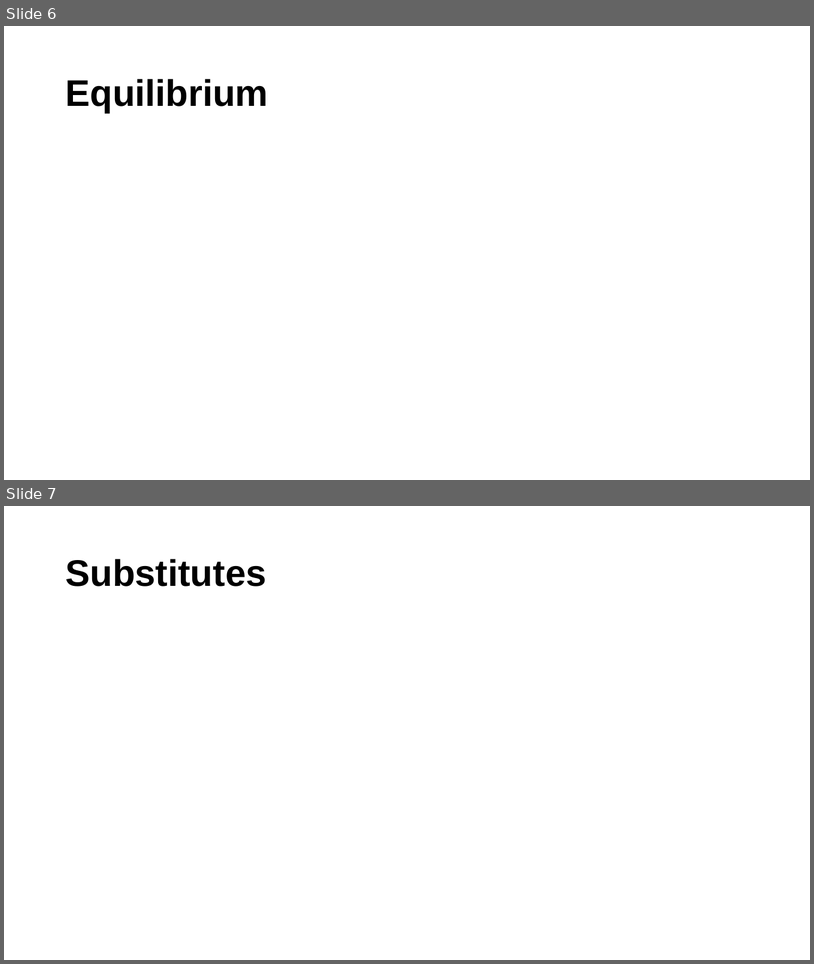
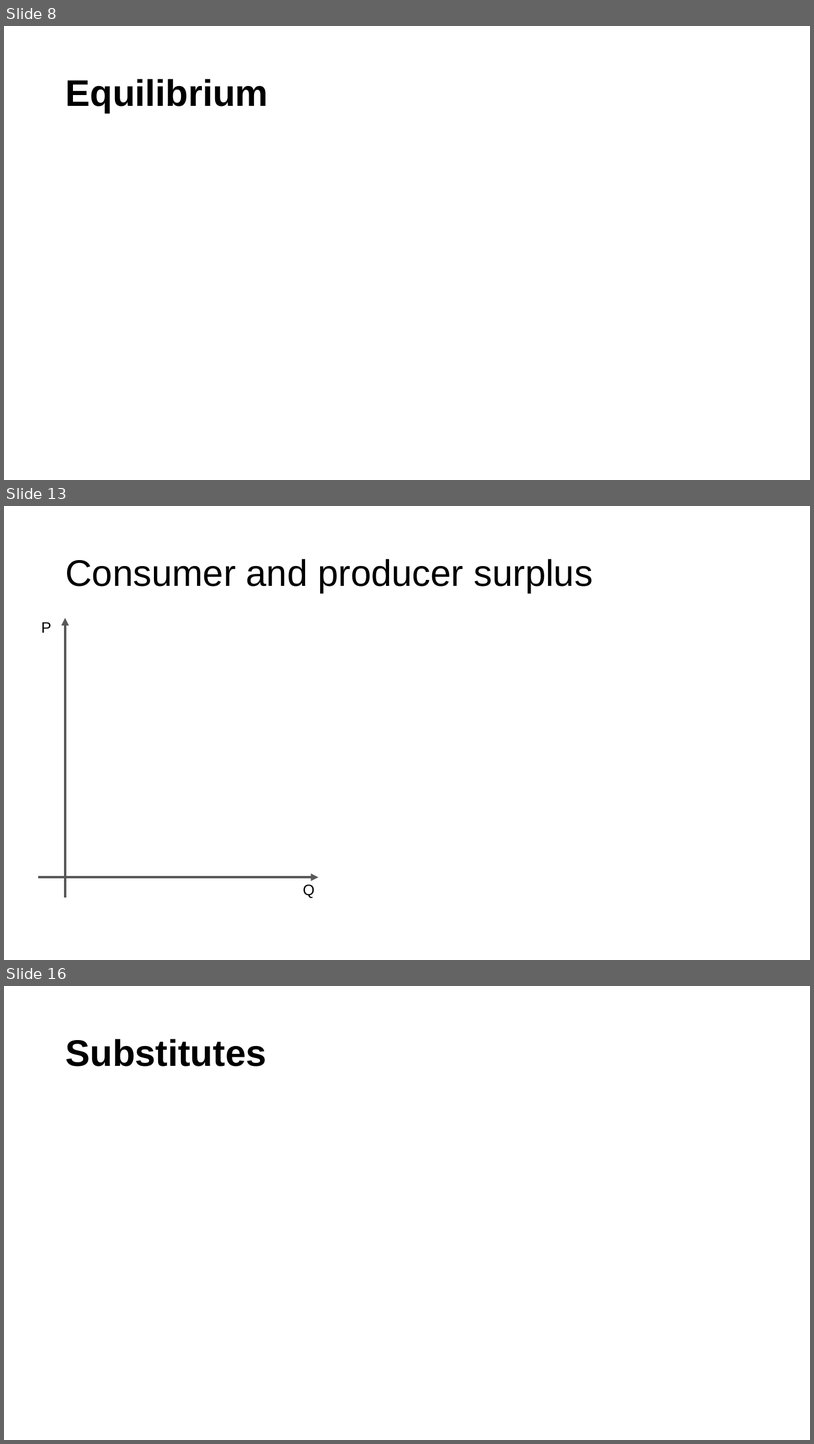
Before and after one commit to zllovesuki/econgraphs, a slide deck: templates/courses/stanford/W16-ECON-50/lecture2/lecture2.pptx. Shown one above the other, each under a label of ours: slides 6 and 7 before the commit, slides 8, 13 and 16 after it; the slides between them are not shown. The pictures are 814x964 and 814x1444 pixels, drawn with LibreOffice and Linux fonts; fonts in the diff are those of the drawing; grey boxes stand for pictures. Boxes give left, top, right and bottom in pixels: in the first picture for what was removed or moved away, otherwise in the second. Text is boxed around its words. In the diff, an @@ line names an element or a change of style, - is before the commit and + after.

```diff
--- a/templates/courses/stanford/W16-ECON-50/lecture2/lecture2.pptx
+++ b/templates/courses/stanford/W16-ECON-50/lecture2/lecture2.pptx
@@ slide 13 added at bbox=[4, 506, 810, 960], background #FFFFFF @@
@@ title added at bbox=[65, 559, 593, 593], 44 pt, text #000000 @@
+Consumer and producer surplus
@@ group added at bbox=[38, 618, 318, 898]: 2 arrows, 2 texts @@
+P
+Q
@@ what was slide 6 is now slide 8 @@
@@ what was slide 7 is now slide 16 @@
```
Also in this commit, not shown: 2 slides changed, 8 other slides added, 7 other files.
